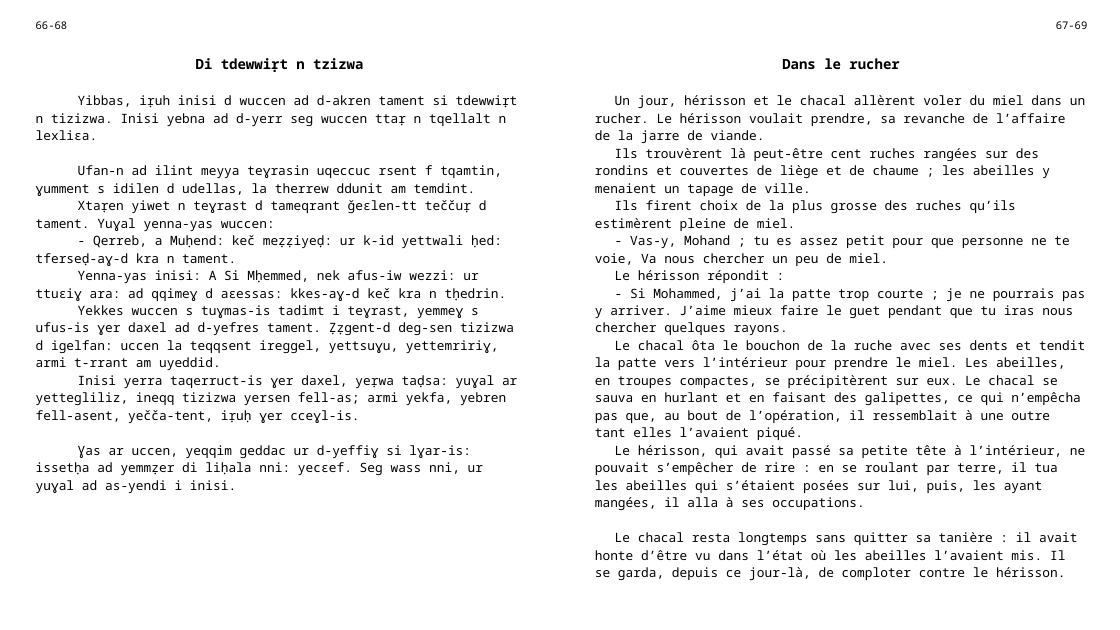
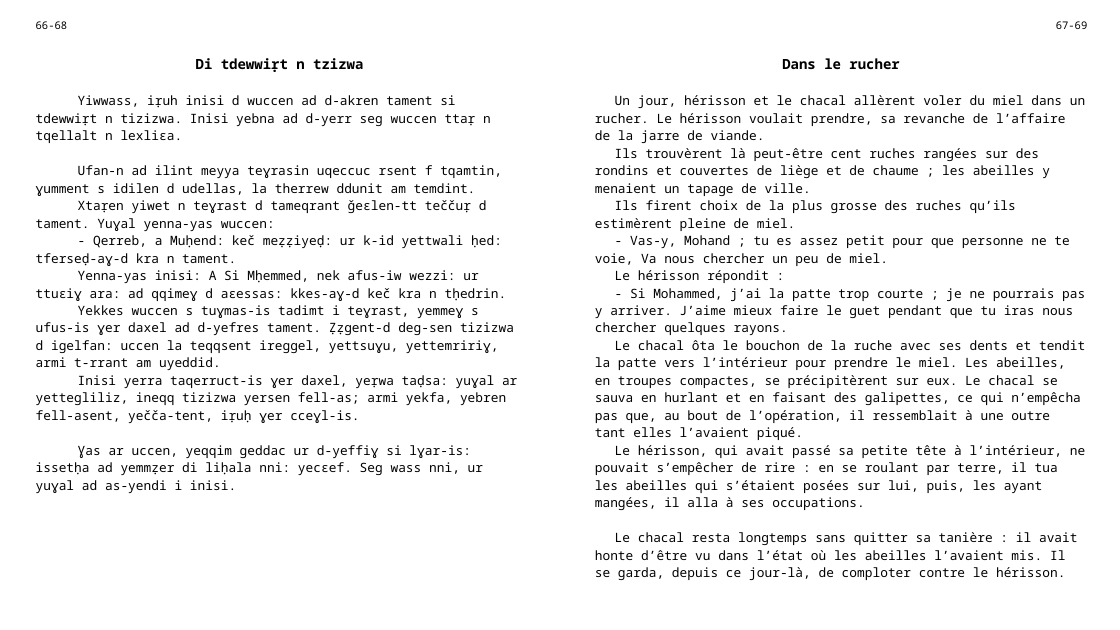
Before and after one commit to sferhah/tamacahut_n_wuccen, a slide deck: slide 25 of Uccen.ConsoleApp/uccen.pptx. Drawn at 1120x630 pixels with LibreOffice and Linux fonts; fonts in the diff are those of the drawing. Boxes give left, top, right and bottom in pixels: in the first picture for what was removed or moved away, otherwise in the second. Text is boxed around its words. In the diff, an @@ line names an element or a change of style, - is before the commit and + after.

```diff
--- a/Uccen.ConsoleApp/uccen.pptx
+++ b/Uccen.ConsoleApp/uccen.pptx
@@ table at <box>27,13,1096,607</box> @@
-row 3, column 1: Yibbas, iṛuh inisi d wuccen ad d-akren tament si tdewwiṛt n tizizwa. Inisi yebna ad d-yerr seg wuccen ttaṛ n tqellalt n lexliɛa. / Ufan-n ad ilint meyya teɣrasin uqeccuc rsent f tqamtin, ɣumment s idilen d udellas, la therrew ddunit am temdint. / Xtaṛen yiwet n teɣrast d tameqrant ǧeɛlen-tt teččuṛ d tament. Yuɣal yenna-yas wuccen: / - Qerreb, a Muḥend: keč meẓẓiyeḍ: ur k-id yettwali ḥed: tferseḍ-aɣ-d kra n tament. / Yenna-yas inisi: A Si Mḥemmed, nek afus-iw wezzi: ur ttuɛiɣ ara: ad qqimeɣ d aɛessas: kkes-aɣ-d keč kra n tḥedrin. / Yekkes wuccen s tuɣmas-is tadimt i teɣrast, yemmeɣ s ufus-is ɣer daxel ad d-yefres tament. Ẓẓgent-d deg-sen tizizwa d igelfan: uccen la teqqsent ireggel, yettsuɣu, yettemririɣ, armi t-rrant am uyeddid. / Inisi yerra taqerruct-is ɣer daxel, yeṛwa taḍsa: yuɣal ar yettegliliz, ineqq tizizwa yersen fell-as; armi yekfa, yebren fell-asent, yečča-tent, iṛuḥ ɣer cceɣl-is. / Ɣas ar uccen, yeqqim geddac ur d-yeffiɣ si lɣar-is: issetḥa ad yemmẓer di liḥala nni: yecɛef. Seg wass nni, ur yuɣal ad as-yendi i inisi.
+row 3, column 1: Yiwwass, iṛuh inisi d wuccen ad d-akren tament si tdewwiṛt n tizizwa. Inisi yebna ad d-yerr seg wuccen ttaṛ n tqellalt n lexliɛa. / Ufan-n ad ilint meyya teɣrasin uqeccuc rsent f tqamtin, ɣumment s idilen d udellas, la therrew ddunit am temdint. / Xtaṛen yiwet n teɣrast d tameqrant ǧeɛlen-tt teččuṛ d tament. Yuɣal yenna-yas wuccen: / - Qerreb, a Muḥend: keč meẓẓiyeḍ: ur k-id yettwali ḥed: tferseḍ-aɣ-d kra n tament. / Yenna-yas inisi: A Si Mḥemmed, nek afus-iw wezzi: ur ttuɛiɣ ara: ad qqimeɣ d aɛessas: kkes-aɣ-d keč kra n tḥedrin. / Yekkes wuccen s tuɣmas-is tadimt i teɣrast, yemmeɣ s ufus-is ɣer daxel ad d-yefres tament. Ẓẓgent-d deg-sen tizizwa d igelfan: uccen la teqqsent ireggel, yettsuɣu, yettemririɣ, armi t-rrant am uyeddid. / Inisi yerra taqerruct-is ɣer daxel, yeṛwa taḍsa: yuɣal ar yettegliliz, ineqq tizizwa yersen fell-as; armi yekfa, yebren fell-asent, yečča-tent, iṛuḥ ɣer cceɣl-is. / Ɣas ar uccen, yeqqim geddac ur d-yeffiɣ si lɣar-is: issetḥa ad yemmẓer di liḥala nni: yecɛef. Seg wass nni, ur yuɣal ad as-yendi i inisi.
```
Also in this commit, not shown: 22 other slides changed, 1 other file.
